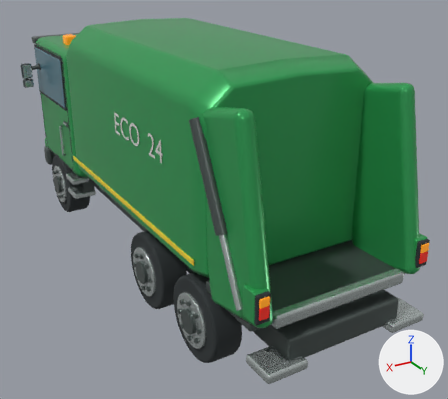
What one commit did to the glTF model vehicles/refuse_truck.glb.
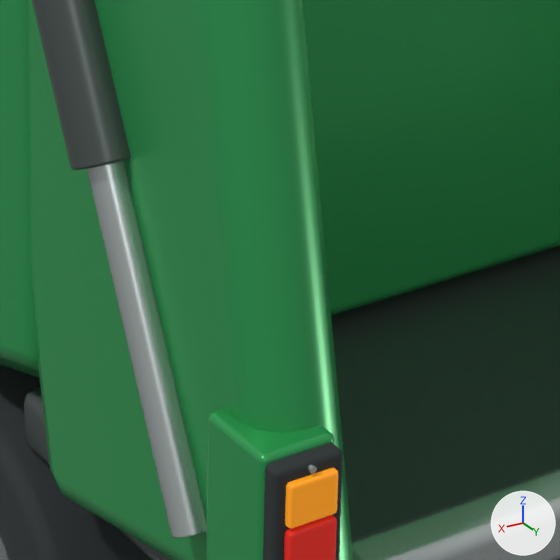
The first picture shows the older version from a 50 mm lens placed at (4.15, 7.96, 4.89), pointed at (-0.36, 0.43, 1.13). The close-ups show the older and then the newer version on the part from 45% to 70% of the width and 50% to 79% of the height of that picture. Only the edits that show in the close-ups are written down. Lighting does not change. The marker at lower right points along +X, +Y and +Z. Where no turn or scale is listed for an object, it has been applied to the vertices.

Names of what the first close-up shows: 'Chrome piston.001', 'Compactor body', 'Hopper cheek.001', 'Lift cylinder.001', 'Loading comb', 'Performance tire.005', 'Rear hopper floor', 'Rear indicator lens.001', 'Rear lamp gasket.001', 'Rear lamp mounting plate.001', 'Tail lamp.001' and 2 more.
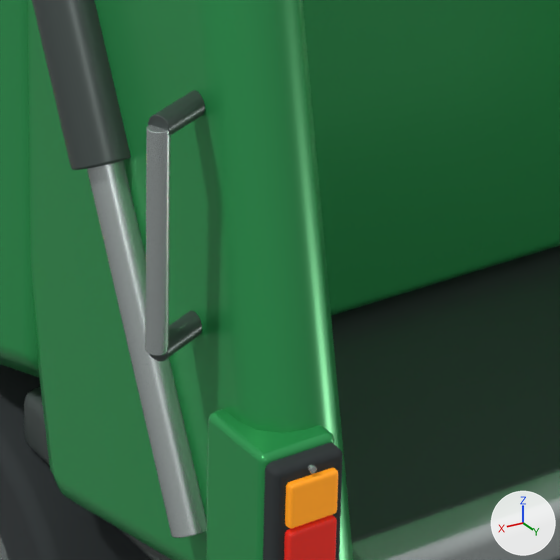
Boxes [x1, y1, x2, y2] around the edits, measured in the close-ups (560 x 560 px):
'Rear grab handle.001', added: after [145, 125, 171, 356]
'Rear grab handle mount.003', added: after [148, 90, 205, 135]
'Rear grab handle mount.002', added: after [150, 311, 202, 361]

Patch to the scene script:
```diff
--- a/vehicles/refuse_truck.glb.py
+++ b/vehicles/refuse_truck.glb.py
@@ me_cylinder_074_1 @@
+me_cylinder_074_1.from_pydata(...)  # 96 vertices, 188 faces; spans x -0.024..0.024, y -0.024..0.024, z -0.25..0.25
+me_cylinder_074_1.materials.append(mat_brushed_equipment_metal)  # light grey #c4cdcb
@@ me_cylinder_073_1 @@
+me_cylinder_073_1.from_pydata(...)  # 96 vertices, 188 faces; spans x -0.078..0.078, y -0.053..0.053, z -0.026..0.026
+me_cylinder_073_1.materials.append(mat_graphite_trim)  # dark grey #4d5755
@@ ob_rear_grab_handle_001 @@
+ob_rear_grab_handle_001 = bpy.data.objects.new('Rear grab handle.001', me_cylinder_074_1)
+ob_rear_grab_handle_001.location = (1.3, 3.38, 2.04)
@@ ob_rear_grab_handle_mount_003 @@
+ob_rear_grab_handle_mount_003 = bpy.data.objects.new('Rear grab handle mount.003', me_cylinder_073_1)
+ob_rear_grab_handle_mount_003.location = (1.231, 3.35, 2.29)
@@ ob_rear_grab_handle_mount_002 @@
+ob_rear_grab_handle_mount_002 = bpy.data.objects.new('Rear grab handle mount.002', me_cylinder_073_1.copy())
+ob_rear_grab_handle_mount_002.location = (1.231, 3.35, 1.79)
```
